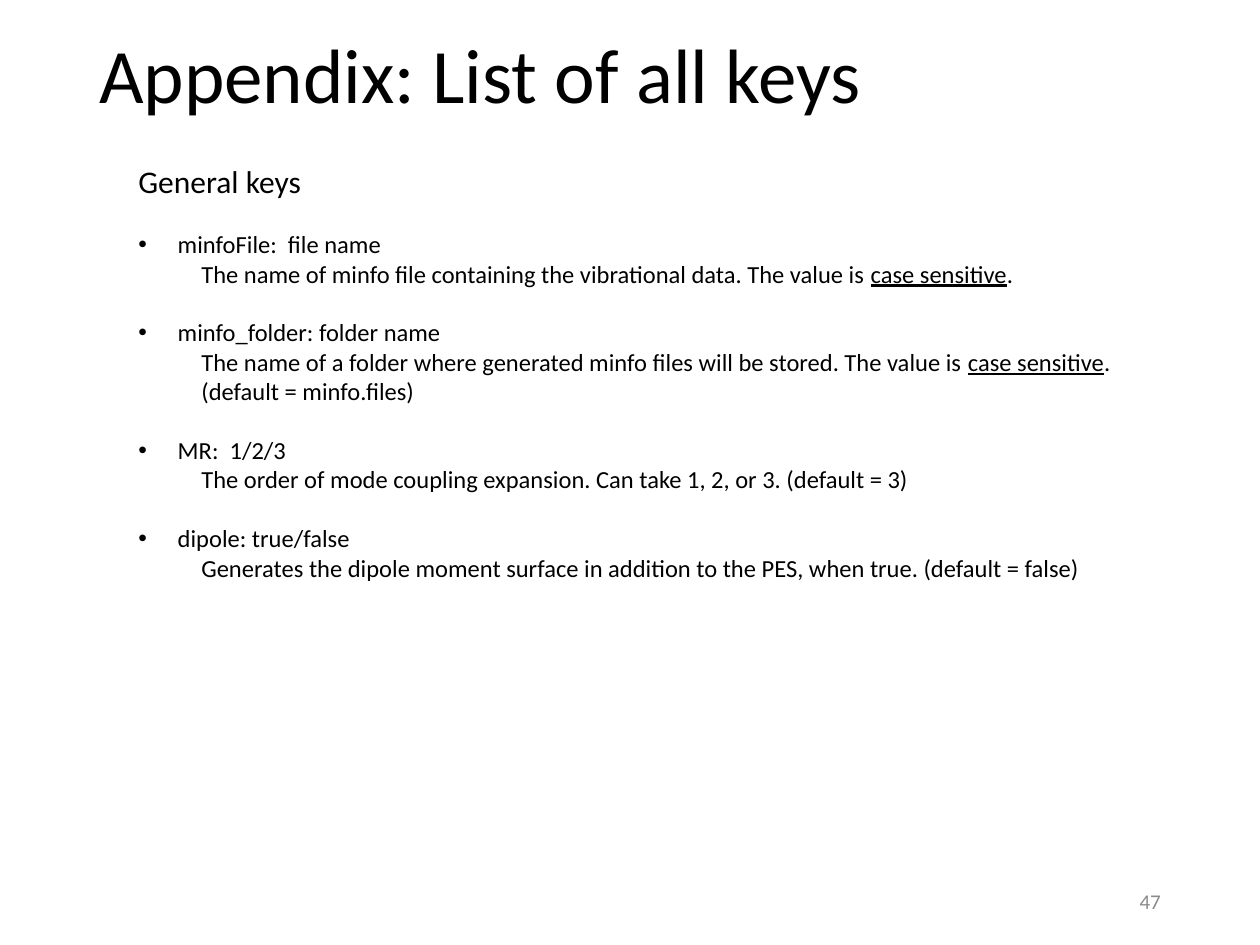
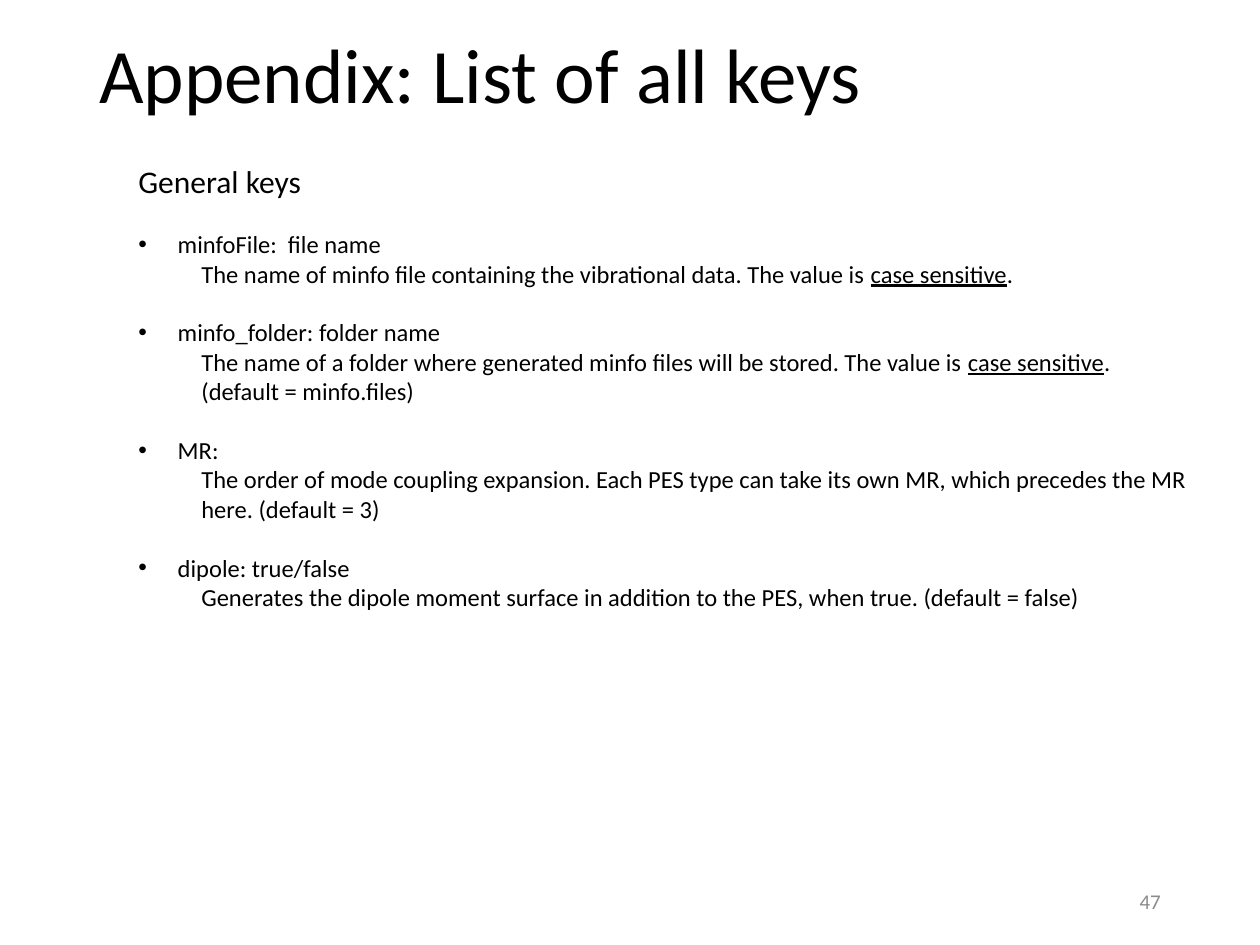
Before and after one commit to yagikiyoshi/sindo, a slide deck: slide 48 of doc/MakePES/usage_MakePES.pptx. Drawn at 1260x945 pixels with LibreOffice and Linux fonts; fonts in the diff are those of the drawing. Boxes give left, top, right and bottom in pixels: in the first picture for what was removed or moved away, otherwise in the second. Text is boxed around its words. In the diff, an @@ line names an element or a change of style, - is before the commit and + after.

Commit message:
add MR option to each PES type

```diff
--- a/doc/MakePES/usage_MakePES.pptx
+++ b/doc/MakePES/usage_MakePES.pptx
@@ text at bbox=[178, 443, 1185, 522]: text changed @@
-• MR: 1/2/3
-  The order of mode coupling expansion. Can take 1, 2, or 3. (default = 3)
+• MR:
+  The order of mode coupling expansion. Each PES type can take its own MR, which precedes the MR here. (default = 3)
```
Also in this commit, not shown: 1 other slide changed, 5 other files.
